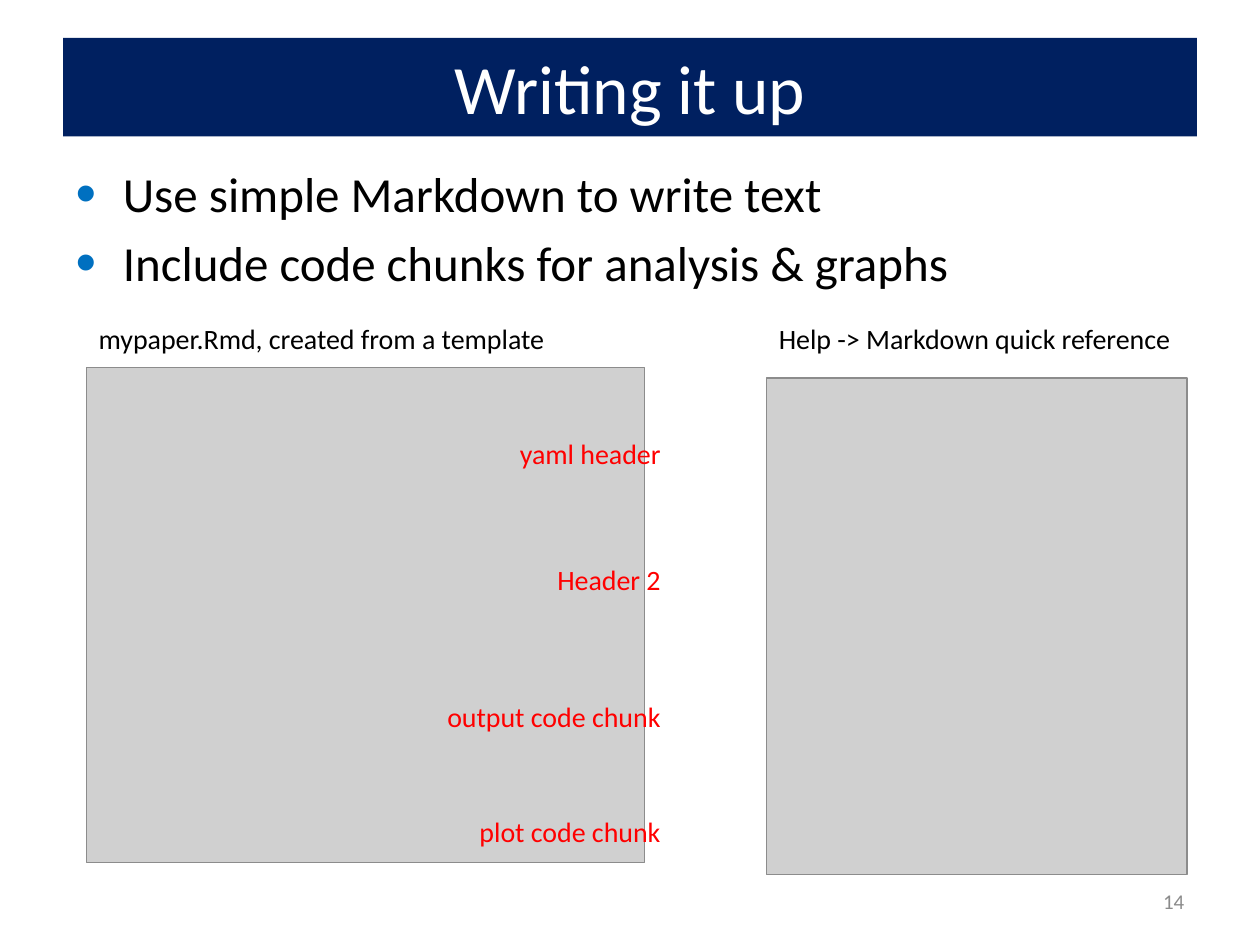
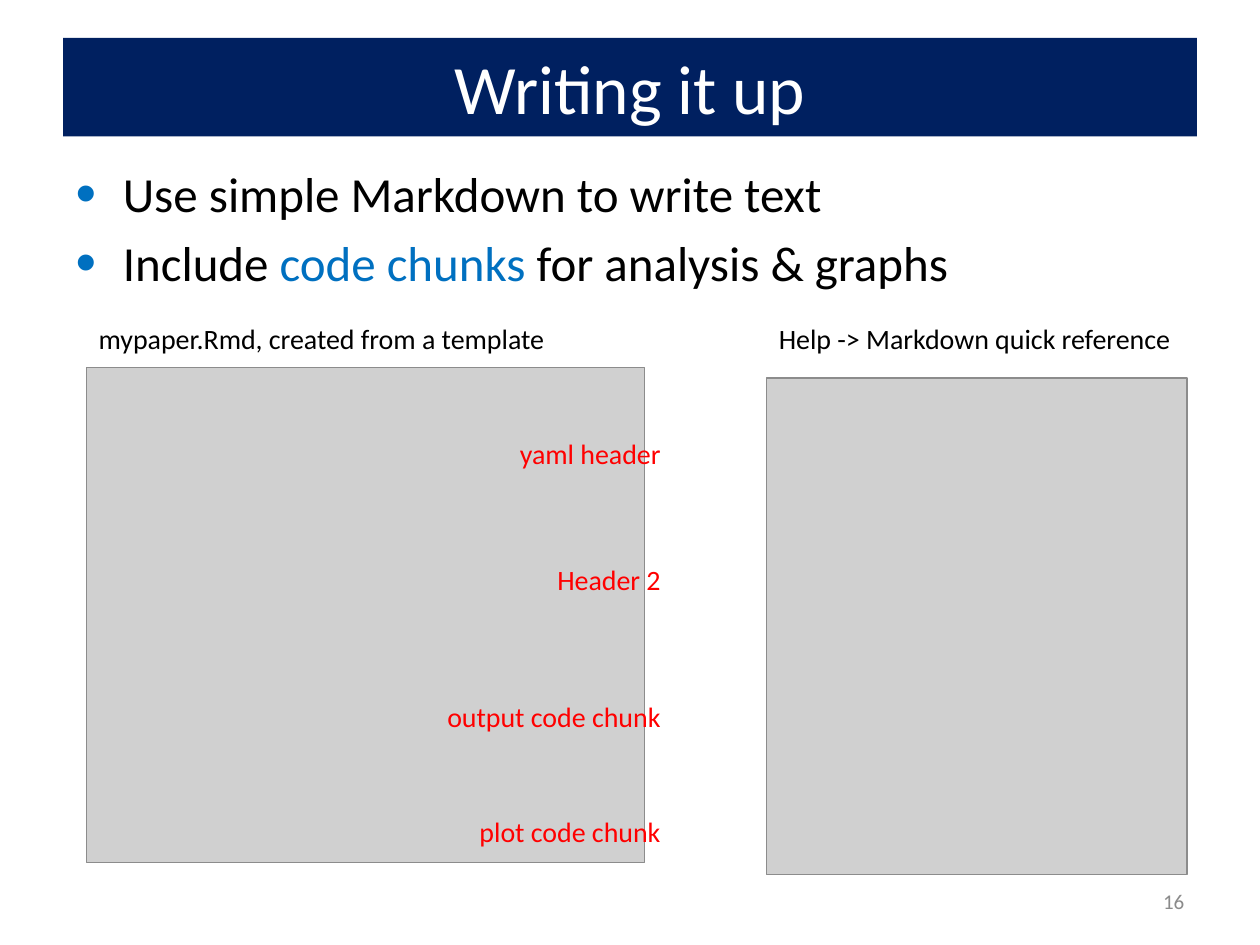
Before and after one commit to friendly/psy6136, a slide deck: slide 16 of docs/lectures/RStudio.pptx (slide 14 before the commit). Drawn at 1260x945 pixels with LibreOffice and Linux fonts; fonts in the diff are those of the drawing; grey boxes stand for pictures. Boxes give left, top, right and bottom in pixels: in the first picture for what was removed or moved away, otherwise in the second. Text is boxed around its words. In the diff, an @@ line names an element or a change of style, - is before the commit and + after.

```diff
--- a/docs/lectures/RStudio.pptx
+++ b/docs/lectures/RStudio.pptx
@@ text at [123, 247, 948, 290]: text colour #000000 to #0070C0 in "code chunks" @@
@@ page number at [1163, 895, 1184, 909]: text changed @@
-14
+16
```
Also in this commit, not shown: 5 other slides changed, 3 slides added, 13 other files.
